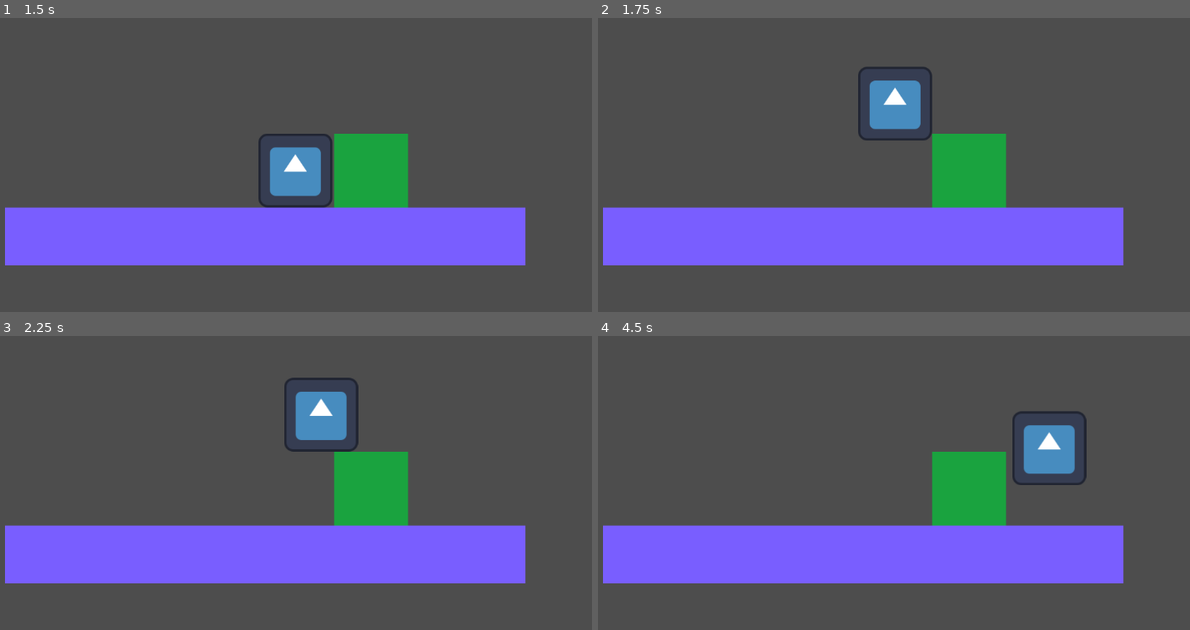
Above: before the commit, frames 1-4 (two rows, left to right).
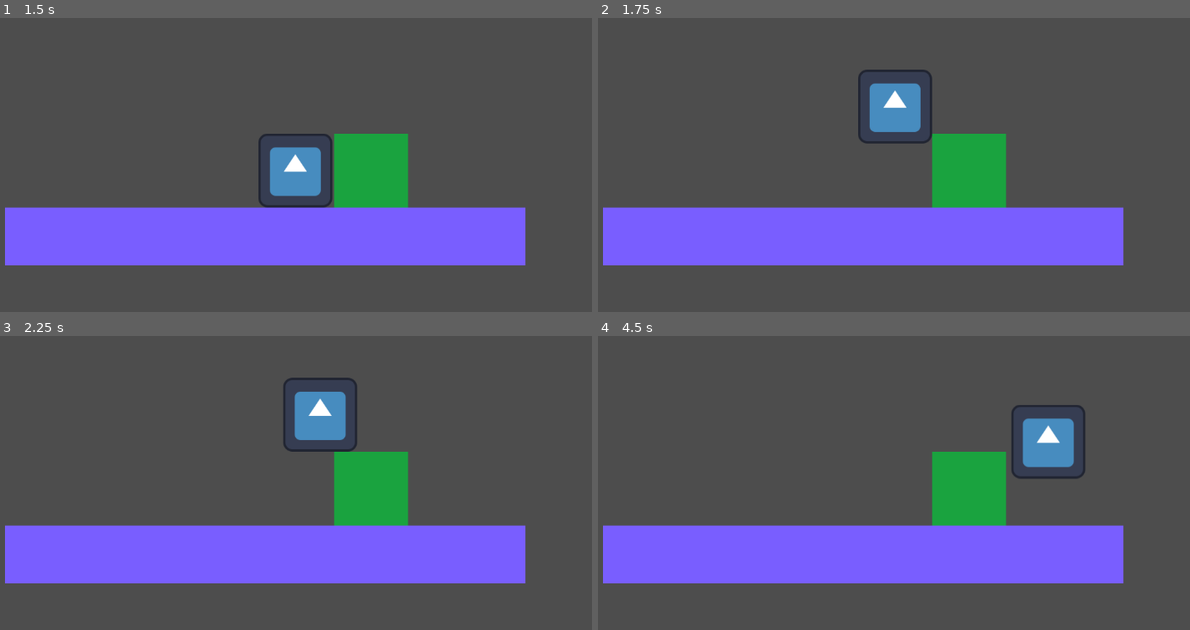
Above: after the commit, the same moments.

Repository: Guilherme-Soares-Sequeira/feup-ddjd-preliminary
Game: Godot game, scene res://scenes/world.tscn
Two runs of this game, one before a commit and one after it. Both use one fixed random seed, a clock stepped at 60 frames per second and the inputs below. The engine's default icon, where the game draws it, is replaced by a stand-in: a white triangle on a blue panel in a dark square.
Inputs (mouse positions are in pixels of both pictures, inside the frame that each line leads up to):
- Up to frame 1 (1.5 s): move the mouse to (402, 106) at 0.52 s; click (402, 106) at 0.67 s; move the mouse to (124, 144) at 1.27 s; click (124, 144) at 1.42 s
- Up to frame 2 (1.75 s): no input
- Up to frame 3 (2.25 s): move the mouse to (325, 359) at 2.02 s; click (325, 359) at 2.17 s
- Up to frame 4 (4.5 s): move the mouse to (822, 518) at 2.77 s; click (822, 518) at 2.92 s; move the mouse to (1053, 497) at 3.52 s; click (1053, 497) at 3.67 s; move the mouse to (657, 385) at 4.27 s; click (657, 385) at 4.42 s

Frame 1 is identical in both runs. In frame 2, 0.7% of the frame differs, in the area x 43-57%, y 16-43%; in frame 3, 0.2%; in frame 4, 1.1%, in the area x 69-83%, y 23-51%.

Commit message:
Lemming can now be left clicked. Reorganized code.

Diff:
--- a/scenes/lemming.tscn
+++ b/scenes/lemming.tscn
@@ -24,3 +24,5 @@
 [node name="ColliderLeft" parent="." instance=ExtResource("3_1cydb")]
 unique_name_in_owner = true
 position = Vector2(-6, -194)
+
+[connection signal="input_event" from="." to="." method="_on_input_event"]
--- a/scripts/LemmingStateMachine/StateMachine.gd
+++ b/scripts/LemmingStateMachine/StateMachine.gd
@@ -6,10 +6,13 @@
 
 func _init(initial_state: State):
 	current_state = initial_state
-	current_state.exit.connect(transition_to)
+	current_state.exit_state.connect(transition_to)
 
 func _ready():
 	pass
+
+func handle_left_click():
+	current_state.handle_left_click()
 
 func update():
 	if not current_state: return
@@ -19,12 +22,11 @@
 	if not current_state: return
 	current_state.physics_update()
 
-
 func transition_to(state: State):
 	if current_state:
 		current_state.onExit()
 		current_state.queue_free()
 
 	current_state = state
-	state.exit.connect(transition_to)
+	state.exit_state.connect(transition_to)
 	current_state.onEnter()
--- a/scripts/LemmingStateMachine/States/FallingState.gd
+++ b/scripts/LemmingStateMachine/States/FallingState.gd
@@ -9,7 +9,7 @@
 
 func physics_update():
 	if (lemming.is_on_floor()):
-		exit.emit(WalkingState.new(lemming))
+		exit_state.emit(WalkingState.new(lemming))
 		return
 
 	lemming.velocity.y = lemming.gravity / 1.4
--- a/scripts/LemmingStateMachine/States/JumpingState.gd
+++ b/scripts/LemmingStateMachine/States/JumpingState.gd
@@ -6,20 +6,26 @@
 func _init(lemming: Lemming):
 	super(lemming)
 
+func jump() -> void:
+	yspeed = lemming.jump_force
+
+func handle_left_click():
+	jump() # Place holder, test
+
 func update():
 	pass
 
 func physics_update():
 	if (lemming.is_on_floor() && yspeed >= 0):
-		exit.emit(WalkingState.new(lemming))
+		exit_state.emit(WalkingState.new(lemming))
 		return
-	lemming.velocity.x = lemming.SPEED * lemming.direction.x
+	lemming.velocity.x = lemming.speed * lemming.direction.x
 	lemming.velocity.y = yspeed
 	yspeed += lemming.gravity / 23
 
 func onEnter():
 	print("Entered JumpingState")
-	yspeed = lemming.jump_force
+	jump()
 
 func onExit():
 	print("Exited JumpingState")
--- a/scripts/LemmingStateMachine/States/State.gd
+++ b/scripts/LemmingStateMachine/States/State.gd
@@ -1,12 +1,15 @@
 extends Node
 class_name State
 
-signal exit(new_state: State)
+signal exit_state(new_state: State)
 
 var lemming: Lemming
 
 func _init(_lemming: Lemming):
 	lemming = _lemming
+
+func handle_left_click():
+	pass
 
 func update():
 	pass
--- a/scripts/LemmingStateMachine/States/WalkingState.gd
+++ b/scripts/LemmingStateMachine/States/WalkingState.gd
@@ -4,14 +4,15 @@
 func _init(lemming: Lemming):
 	super(lemming)
 
+func handle_left_click():
+	exit_state.emit(JumpingState.new(lemming)) # place holder, test
+
 func jump_or_turn() -> bool:
 	if (lemming.direction.x > 0):
 		if (not lemming.collider_right.has_overlapping_bodies()):
-			lemming.velocity.y = lemming.jump_force
 			return true
 	else:
 		if (not lemming.collider_left.has_overlapping_bodies()):
-			lemming.velocity.y = lemming.jump_force
 			return true
 
 	lemming.direction.x = -lemming.direction.x
@@ -22,15 +23,15 @@
 
 func physics_update():
 	if (not lemming.is_on_floor()):
-		exit.emit(FallingState.new(lemming))
+		exit_state.emit(FallingState.new(lemming))
 		return
 
 	if (lemming.is_on_wall()):
 		if (jump_or_turn()):
-			exit.emit(JumpingState.new(lemming))
+			exit_state.emit(JumpingState.new(lemming))
 			return
 
-	lemming.velocity.x = lemming.SPEED * lemming.direction.x
+	lemming.velocity.x = lemming.speed * lemming.direction.x
 
 func onEnter():
 	print("Entered WalkingState")
--- a/scripts/lemming.gd
+++ b/scripts/lemming.gd
@@ -1,28 +1,47 @@
 class_name Lemming extends CharacterBody2D
 
+# Get the gravity from the project settings to be synced with RigidBody nodes.
+var gravity = ProjectSettings.get_setting("physics/2d/default_gravity")
+
+# Constants
+const DEFAULT_SPEED: float = 100.0
+const DEFAULT_JUMP_FORCE: float = -788.0
+
+# Fields
 @export var direction : Vector2 = Vector2(1.0, 0.0)
-
-#enum state {
-#	JUMPING,
-#	FALLING,
-#	WALKING,
-#	EXITING,
-#	DYING
-#}
-
-#var state_machine: StateMachine = StateMachine.new()
-
-const SPEED: float = 100.0
-const jump_force: float = -750.0
-
-@onready var collider_right: Area2D = %ColliderRight
-@onready var collider_left: Area2D = %ColliderLeft
+var speed: float = DEFAULT_SPEED
+var jump_force: float = DEFAULT_JUMP_FORCE
 
 var initial_state: State = WalkingState.new(self)
 var state_machine: StateMachine = StateMachine.new(initial_state)
 
-# Get the gravity from the project settings to be synced with RigidBody nodes.
-var gravity = ProjectSettings.get_setting("physics/2d/default_gravity")
+# Nodes
+@onready var collider_right: Area2D = %ColliderRight
+@onready var collider_left: Area2D = %ColliderLeft
+
+# Constructor
+func _init():
+	pass
+
+# Called when the lemming is added to the node tree
+func _ready():
+	self.set_pickable(true) # Allows the lemming to be clicked
+
+func is_mouse_left_click(event: InputEvent):
+	if not (event is InputEventMouseButton):
+		return false
+
+	var mouse_event := event as InputEventMouseButton
+	return mouse_event.button_index == MOUSE_BUTTON_LEFT and mouse_event.pressed
+
+
+# Handle lemming being clicked with the mouse
+func _on_input_event(viewport, event, shape_idx):
+	if not is_mouse_left_click(event):
+		return
+
+	state_machine.handle_left_click()
+
 
 func _process(_delta):
 	state_machine.update()
